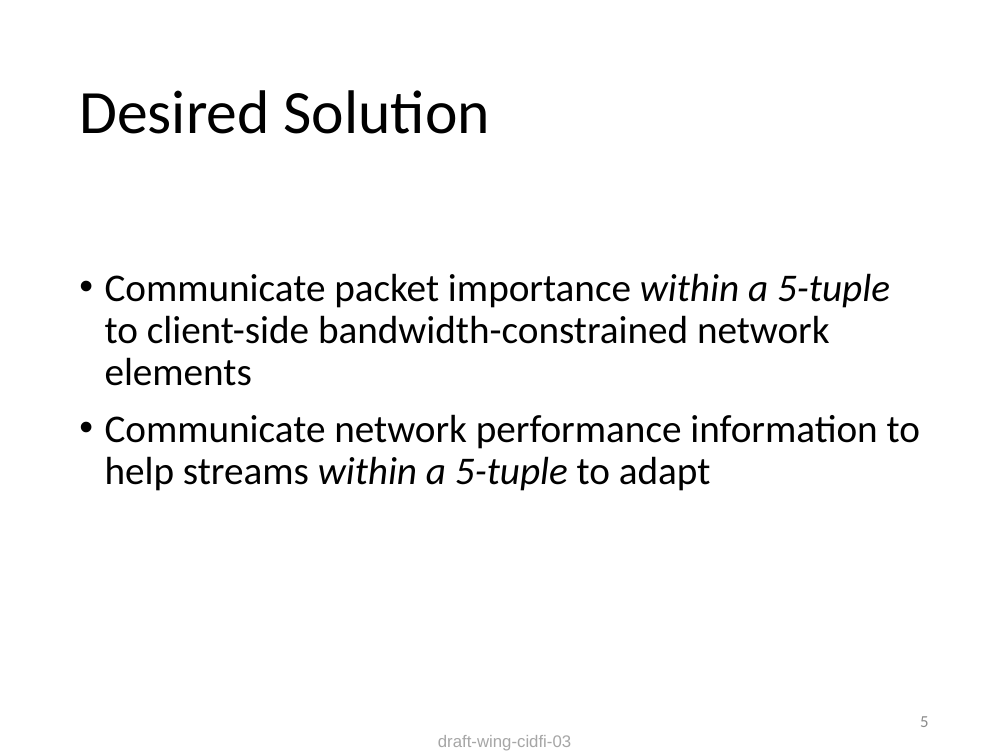
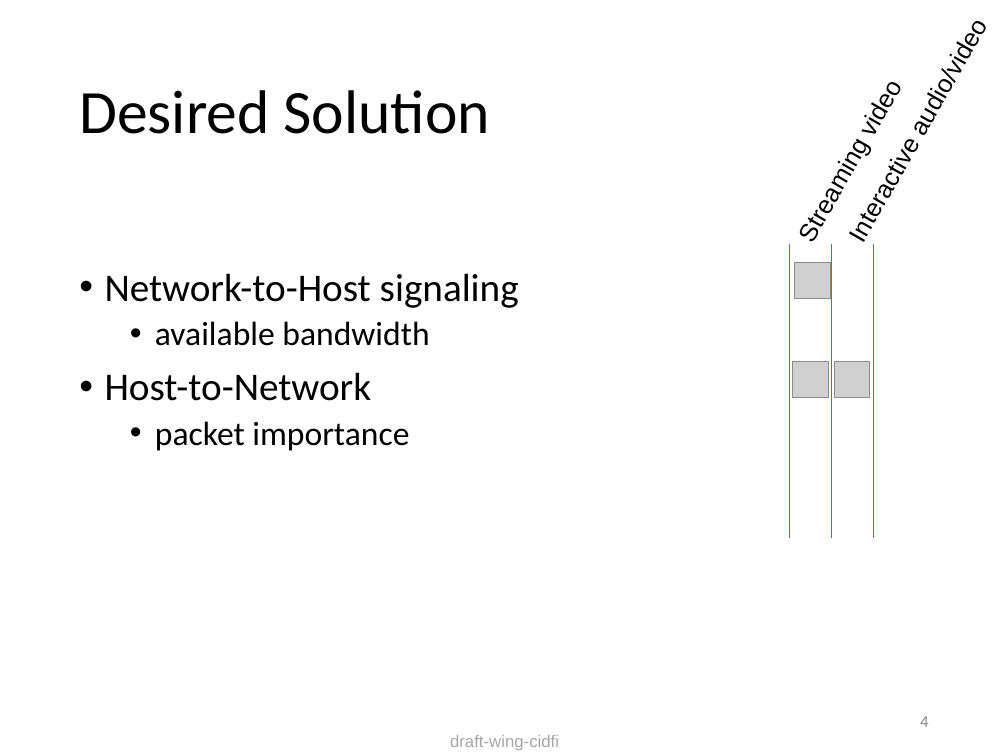
Before and after one commit to danwing/cidfi, a slide deck: slide 4 of Presentations/cidfi.pptx (slide 5 before the commit). Drawn at 1008x756 pixels with LibreOffice and Linux fonts; fonts in the diff are those of the drawing; grey boxes stand for pictures. Boxes give left, top, right and bottom in pixels: in the first picture for what was removed or moved away, otherwise in the second. Text is boxed around its words. In the diff, an @@ line names an element or a change of style, - is before the commit and + after.

Commit message:
add video streaming use-case to deck, simplify some explanations

```diff
--- a/Presentations/cidfi.pptx
+++ b/Presentations/cidfi.pptx
@@ text added at [832, 0, 1008, 257], 18 pt, text #000000 @@
+Interactive audio/video
@@ text added at [782, 41, 929, 258], 18 pt, text #000000 @@
+Streaming video
@@ line added from (789, 244) to (789, 537), #4472C4 0.5 pt @@
@@ picture added at [794, 263, 831, 299] @@
@@ line added from (832, 244) to (832, 537), #4472C4 0.5 pt @@
@@ line added from (874, 244) to (874, 537), #4472C4 0.5 pt @@
@@ text at [105, 273, 519, 451]: text changed @@
-• Communicate packet importance within a 5-tuple to client-side bandwidth-constrained network elements
-• Communicate network performance information to help streams within a 5-tuple to adapt
+• Network-to-Host signaling
+  • available bandwidth
+• Host-to-Network
+  • packet importance
@@ picture added at [793, 362, 830, 398] @@
@@ picture added at [834, 362, 870, 398] @@
@@ page number at [920, 716, 928, 727]: text changed @@
-5
+4
@@ text at [450, 735, 559, 751]: text changed @@
-draft-wing-cidfi-03
+draft-wing-cidfi
```
Also in this commit, not shown: 8 other slides changed, 3 slides added.
